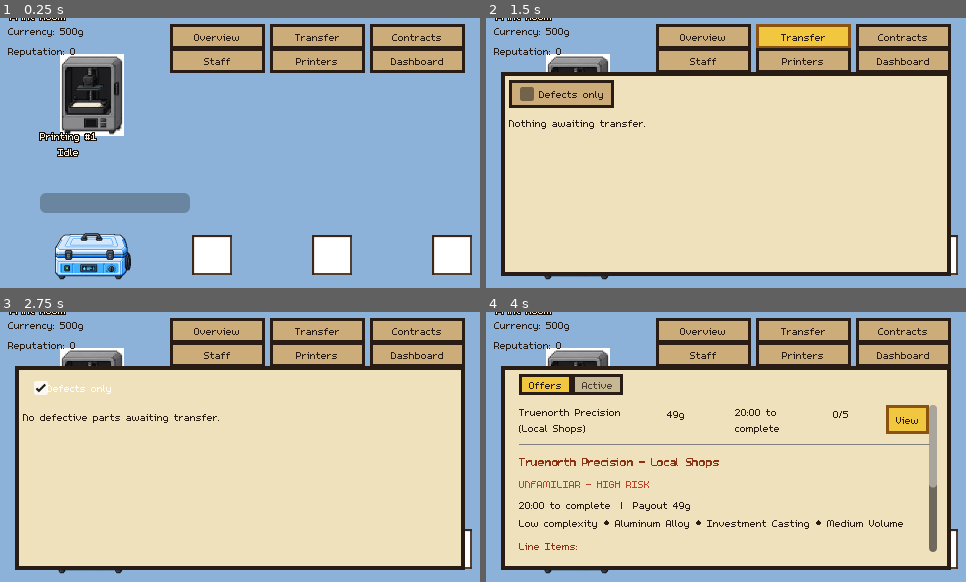
Above: before the commit, frames 1-4 (two rows, left to right).
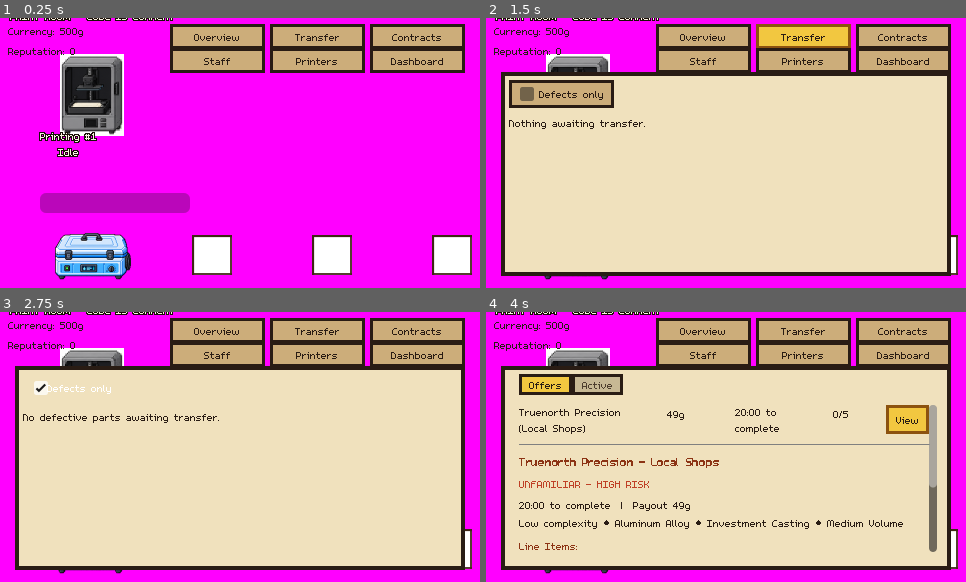
Above: after the commit, the same moments.

Repository: carverweirick/foundry-mobile-game
Game: Godot game, scene res://scenes/main.tscn
The game is run twice, just before and just after one commit, with the same random seed, the same clock (stepped at 60 frames per second) and the same inputs.
Inputs:
- Up to frame 1 (0.25 s): no input
- Up to frame 2 (1.5 s): click "Overview" at 0.5 s; click "Transfer" at 1.25 s
- Up to frame 3 (2.75 s): click "Defects only" at 2 s
- Up to frame 4 (4 s): click "Contracts" at 2.75 s; click "View" at 3.5 s

The runs differ from the first frame. In frame 1, 79% of the frame differs, in the area x 0-100%, y 0-100%; in frame 2, 17%; in frame 3, 17%; in frame 4, 17%.

Commit message:
TEMP DEBUG: unmistakable marker on Print Room border/label
Bright magenta border + changed label text, purely to determine
whether the running game is actually reading current code - not a
real change, will be reverted once confirmed.

Co-Authored-By: Claude Sonnet 5 <noreply@anthropic.com>
Claude-Session: https://claude.ai/code/session_01JVo4V5woxRQb6BmWzsoiCF

Diff:
--- a/scenes/main.gd
+++ b/scenes/main.gd
@@ -366,7 +366,7 @@
 	# of the four corner/center room zones below draws on top of it.
 	_add_room_zone(Rect2(FLOOR_MIN, FLOOR_MAX - FLOOR_MIN), HALLWAY_FILL, HALLWAY_BORDER, "")
 	_build_print_room_tiles()
-	_add_room_zone(PRINT_ROOM, PRINT_FILL, PRINT_BORDER, "Print Room", true)
+	_add_room_zone(PRINT_ROOM, PRINT_FILL, Color(1.0, 0.0, 1.0), "PRINT ROOM - CODE IS CURRENT", true)
 	_add_room_zone(SHELLING_ROOM, SHELLING_FILL, SHELLING_BORDER, "Shelling Room")
 	_add_room_zone(POST_PROCESSING_ROOM, POST_FILL, POST_BORDER, "Post Processing Room")
 	_add_room_zone(FURNACE_ROOM, FURNACE_FILL, FURNACE_BORDER, "Furnace Room")
